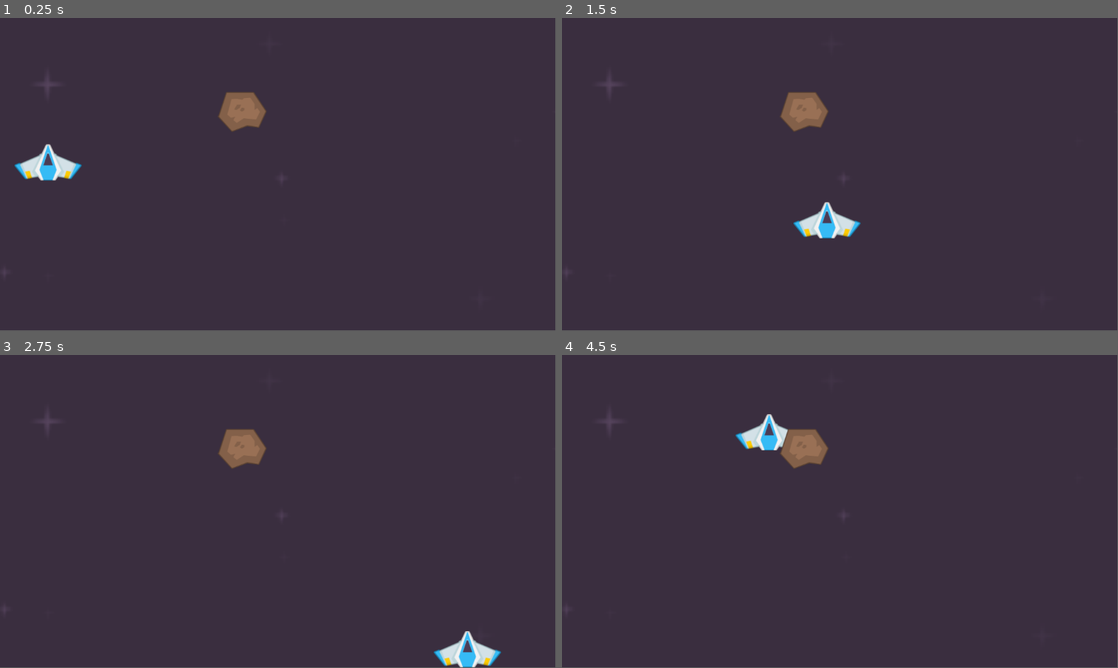
Above: before the commit, frames 1-4 (two rows, left to right).
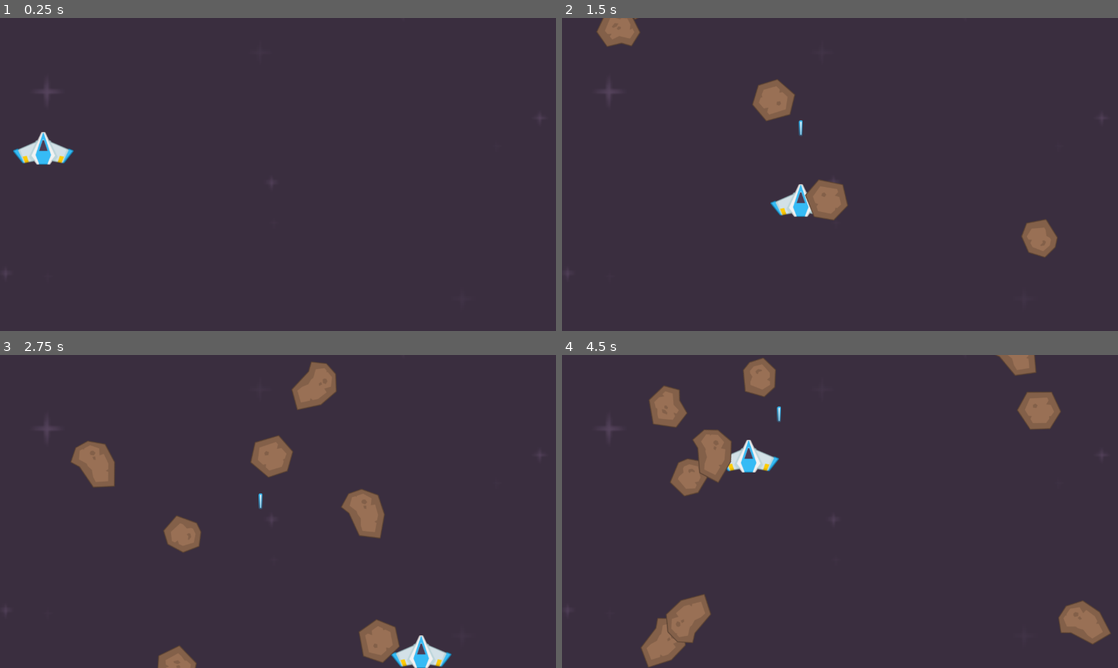
Above: after the commit, the same moments.

Repository: ZybeDevSam/simple-game
Game: Godot game, scene res://Level.tscn
Two runs of this game, one before a commit and one after it. Both use one fixed random seed, a clock stepped at 60 frames per second and the inputs below. The project has no main scene, so this scene is started directly.
Inputs:
- Up to frame 1 (0.25 s): no input
- Up to frame 2 (1.5 s): hold D (right) 0.53-1.28 s; tap Space (Shoot, bound only after the commit) at 0.6, 1.35 s; hold S (down) from 1.28 s (still down)
- Up to frame 3 (2.75 s): release S (down) at 2.03 s; hold D (right) from 2.03 s (still down); tap Space (Shoot, bound only after the commit) at 2.1 s
- Up to frame 4 (4.5 s): release D (right) at 2.78 s; hold W (up) 2.78-3.53 s; tap Space (Shoot, bound only after the commit) at 2.85, 3.6, 4.35 s; hold Left (left) from 3.53 s (still down)
In our replay, the window is 799x449 before the commit and 800x450 after it. These sizes can differ from the game's own. Grey fills any space a smaller window leaves; there, only what the larger window draws over its background counts as a difference.

The runs differ from the first frame. In frame 1, 1.9% of the frame differs, in the area x 2-48%, y 21-52%; in frame 2, 4.2%; in frame 3, 6.7%; in frame 4, 7.9%, in the area x 9-99%, y 0-100%.

Commit message:
feat: add laser

Diff:
--- a/Level.tscn
+++ b/Level.tscn
@@ -1,57 +1,63 @@
 [gd_scene format=3 uid="uid://bbhfiv2pfo3yo"]
 
 [ext_resource type="PackedScene" uid="uid://b7horag5y1fts" path="res://sprite_2d.tscn" id="1_bexhn"]
-[ext_resource type="PackedScene" uid="uid://d1hmtifj6jq7u" path="res://meteor.tscn" id="2_2nifc"]
 [ext_resource type="Texture2D" uid="uid://d14gpeyymjntq" path="res://Backgrounds/darkPurple.png" id="2_t7iv1"]
-[ext_resource type="Script" uid="uid://be3r032cekjrx" path="res://timer.gd" id="4_wkftn"]
+[ext_resource type="Script" uid="uid://be3r032cekjrx" path="res://level.gd" id="4_wkftn"]
 
 [sub_resource type="RectangleShape2D" id="RectangleShape2D_2nifc"]
-size = Vector2(20, 680)
+size = Vector2(20, 720)
 
 [sub_resource type="RectangleShape2D" id="RectangleShape2D_wkftn"]
-size = Vector2(1152, 16)
+size = Vector2(1320, 16)
 
 [node name="Level" type="Node2D" unique_id=1603219706]
+script = ExtResource("4_wkftn")
 
 [node name="BackGround" type="Sprite2D" parent="." unique_id=1970169395]
-position = Vector2(592, 332)
-scale = Vector2(5, 5)
+position = Vector2(633.49994, 377.50003)
+scale = Vector2(5.3242183, 5.3554688)
 texture = ExtResource("2_t7iv1")
 
 [node name="Player" parent="." unique_id=1932177022 instance=ExtResource("1_bexhn")]
-position = Vector2(578, 332)
-
-[node name="Meteor" parent="." unique_id=1496315524 instance=ExtResource("2_2nifc")]
-position = Vector2(503, 195)
+position = Vector2(576, 332)
 
 [node name="Boarders" type="Node2D" parent="." unique_id=312387855]
 
 [node name="StaticBody2D" type="StaticBody2D" parent="Boarders" unique_id=1192450641]
+collision_layer = 4
 
 [node name="CollisionShape2D" type="CollisionShape2D" parent="Boarders/StaticBody2D" unique_id=1240321634]
-position = Vector2(1162, 323)
+position = Vector2(1290, 360)
 shape = SubResource("RectangleShape2D_2nifc")
 
 [node name="StaticBody2D2" type="StaticBody2D" parent="Boarders" unique_id=1792477518]
+collision_layer = 4
 
 [node name="CollisionShape2D" type="CollisionShape2D" parent="Boarders/StaticBody2D2" unique_id=234318023]
-position = Vector2(-10, 328)
+position = Vector2(-10, 360)
 shape = SubResource("RectangleShape2D_2nifc")
 
 [node name="StaticBody2D3" type="StaticBody2D" parent="Boarders" unique_id=1862227472]
+collision_layer = 4
 
 [node name="CollisionShape2D" type="CollisionShape2D" parent="Boarders/StaticBody2D3" unique_id=332015311]
-position = Vector2(576, -8)
+position = Vector2(640, -8)
 shape = SubResource("RectangleShape2D_wkftn")
 
 [node name="StaticBody2D4" type="StaticBody2D" parent="Boarders" unique_id=652696732]
+collision_layer = 4
 
 [node name="CollisionShape2D" type="CollisionShape2D" parent="Boarders/StaticBody2D4" unique_id=1374717944]
-position = Vector2(577, 656)
+position = Vector2(640, 728)
 shape = SubResource("RectangleShape2D_wkftn")
 
-[node name="Timer" type="Timer" parent="." unique_id=1207127274]
+[node name="MeteorTimer" type="Timer" parent="." unique_id=1207127274]
+wait_time = 0.25
 autostart = true
-script = ExtResource("4_wkftn")
 
-[connection signal="timeout" from="Timer" to="Timer" method="_on_timeout"]
+[node name="Meteors" type="Node2D" parent="." unique_id=475343160]
+
+[node name="Laser" type="Node2D" parent="." unique_id=460742825]
+
+[connection signal="laser" from="Player" to="." method="_on_player_laser"]
+[connection signal="timeout" from="MeteorTimer" to="." method="_on_meteor_timer_timeout"]
--- a/MySprite2D.gd
+++ b/MySprite2D.gd
@@ -2,6 +2,9 @@
 
 @export var speed := 600
 var angular_speed = PI
+var can_shoot: bool = true
+
+signal laser(pos)
 
 func _ready():
 	position = Vector2(100, 300)
@@ -13,3 +16,11 @@
 	position += direction * speed * delta
 
 	move_and_slide()
+
+	if Input.is_action_just_pressed("Shoot") and can_shoot:
+		laser.emit($LaserStartPos.global_position)
+		can_shoot=false
+		$LaserTimer.start()
+
+func _on_can_shoot_timeout() -> void:
+	can_shoot=true
--- /dev/null
+++ b/laser.gd
@@ -0,0 +1,11 @@
+extends Area2D
+
+@export var speed = 500
+
+# func _ready() -> void:
+# 	await get_tree().create_timer(5.0).timeout
+# 	queue_free()
+
+# Called every frame. 'delta' is the elapsed time since the previous frame.
+func _process(delta: float) -> void:
+	position.y -= speed * delta
--- a/laser.tscn
+++ b/laser.tscn
@@ -1,11 +1,15 @@
 [gd_scene format=3 uid="uid://bopfunr6g4ypb"]
 
+[ext_resource type="Script" uid="uid://ckdmmm8y3nh7e" path="res://laser.gd" id="1_6vqwg"]
 [ext_resource type="Texture2D" uid="uid://sht6a0u0dyyl" path="res://PNG/Lasers/laserBlue07.png" id="1_fn5yt"]
 
 [sub_resource type="RectangleShape2D" id="RectangleShape2D_6vqwg"]
 size = Vector2(8, 34)
 
 [node name="Laser" type="Area2D" unique_id=17088353]
+collision_layer = 8
+collision_mask = 2
+script = ExtResource("1_6vqwg")
 
 [node name="Sprite2D" type="Sprite2D" parent="." unique_id=80934356]
 texture = ExtResource("1_fn5yt")
--- /dev/null
+++ b/level.gd
@@ -0,0 +1,15 @@
+extends Node2D
+
+var meteor_scene: PackedScene = load("res://meteor.tscn")
+var laser_scene: PackedScene = load("res://laser.tscn")
+
+func _on_meteor_timer_timeout() -> void:
+	var meteor = meteor_scene.instantiate()
+
+	$Meteors.add_child(meteor)
+
+
+func _on_player_laser(pos) -> void:
+	var laser = laser_scene.instantiate()
+	$Laser.add_child(laser)
+	laser.position = pos
--- a/meteor.gd
+++ b/meteor.gd
@@ -1,6 +1,34 @@
 extends Area2D
 
+var meteor_speed : int
+var meteor_direction: float
+var meteor_rotation: int
 
+func _ready():
+	var rng := RandomNumberGenerator.new()
+
+	var texture : String = "res://PNG/Meteors/meteorBrown_big" + str(rng.randi_range(1,4)) +".png"
+	$MeteorImage.texture = load(texture)
+
+	var width = get_viewport().get_visible_rect().size[0]
+	var randomX = rng.randi_range(0, width)
+	var randomY = rng.randi_range(-150, -50)
+
+	position = Vector2(randomX, randomY)
+
+	meteor_speed = rng.randi_range(200,600)
+
+	meteor_direction = rng.randf_range(-1,1)
+
+	meteor_rotation = rng.randi_range(0,359)
+
+	await get_tree().create_timer(10.0).timeout
+	queue_free()
+
+
+func _process(delta):
+	position += Vector2(meteor_direction,1.0) * meteor_speed * delta
+	rotation_degrees += meteor_rotation * delta
 
 func _on_body_entered(body: Node2D) -> void:
 	print("meteor entered")
--- a/meteor.tscn
+++ b/meteor.tscn
@@ -4,6 +4,8 @@
 [ext_resource type="Script" uid="uid://bpdyx54q4nvk4" path="res://meteor.gd" id="1_ohe0j"]
 
 [node name="Meteor" type="Area2D" unique_id=2076366826]
+collision_layer = 2
+collision_mask = 9
 script = ExtResource("1_ohe0j")
 
 [node name="MeteorImage" type="Sprite2D" parent="." unique_id=1710787691]
--- a/project.godot
+++ b/project.godot
@@ -13,6 +13,11 @@
 config/name="SimpleGame"
 config/features=PackedStringArray("4.6", "Forward Plus")
 config/icon="res://icon.svg"
+
+[display]
+
+window/size/viewport_width=1280
+window/size/viewport_height=720
 
 [input]
 
@@ -40,6 +45,18 @@
 , Object(InputEventKey,"resource_local_to_scene":false,"resource_name":"","device":-1,"window_id":0,"alt_pressed":false …(186 unchanged characters)…
 ]
 }
+Shoot={
+"deadzone": 0.2,
+"events": [Object(InputEventKey,"resource_local_to_scene":false,"resource_name":"","device":-1,"window_id":0,"alt_pressed":false,"shift_pressed":false,"ctrl_pressed":false,"meta_pressed":false,"pressed":false,"keycode":0,"physical_keycode":32,"key_label":0,"unicode":32,"location":0,"echo":false,"script":null)
+, null]
+}
+
+[layer_names]
+
+2d_physics/layer_1="Player"
+2d_physics/layer_2="Meteor"
+2d_physics/layer_3="Walls"
+2d_physics/layer_4="Laser"
 
 [physics]
 
--- a/sprite_2d.tscn
+++ b/sprite_2d.tscn
@@ -4,6 +4,7 @@
 [ext_resource type="Texture2D" uid="uid://bdaofq4ps4w6i" path="res://PNG/playerShip2_blue.png" id="2_mehiu"]
 
 [node name="Player" type="CharacterBody2D" unique_id=502431691]
+collision_mask = 6
 script = ExtResource("2_lt4yx")
 
 [node name="PlayerImage" type="Sprite2D" parent="." unique_id=2136792449]
@@ -12,3 +13,13 @@
 
 [node name="CollisionPolygon2D" type="CollisionPolygon2D" parent="." unique_id=1068386212]
 polygon = PackedVector2Array(5, -37, 13, -20, 18, -15, 69, 6, 47, 34, 20, 29, 15, 37, -16, 37, -21, 29, -47, 34, -69, 7, -19, -15, -13, -19, -5, -37)
+
+[node name="LaserStartPos" type="Marker2D" parent="." unique_id=2045697168]
+position = Vector2(0, -38)
+gizmo_extents = 100.0
+
+[node name="LaserTimer" type="Timer" parent="." unique_id=1919957039]
+wait_time = 0.5
+one_shot = true
+
+[connection signal="timeout" from="LaserTimer" to="." method="_on_can_shoot_timeout"]
--- a/timer.gd
+++ /dev/null
@@ -1,4 +0,0 @@
-extends Timer
-
-func _on_timeout() -> void:
-	print("meteor")
Not shown, added: laser.gd.uid
Renamed: timer.gd.uid -> level.gd.uid
